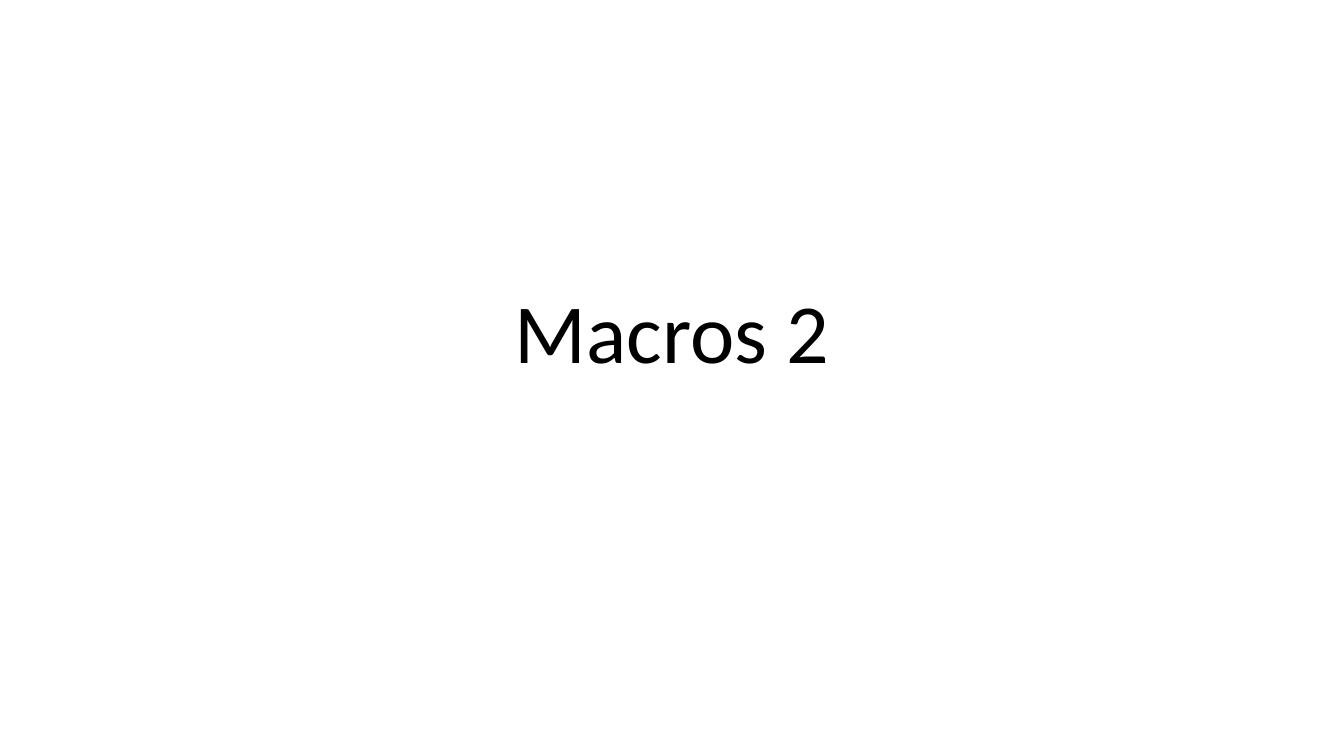
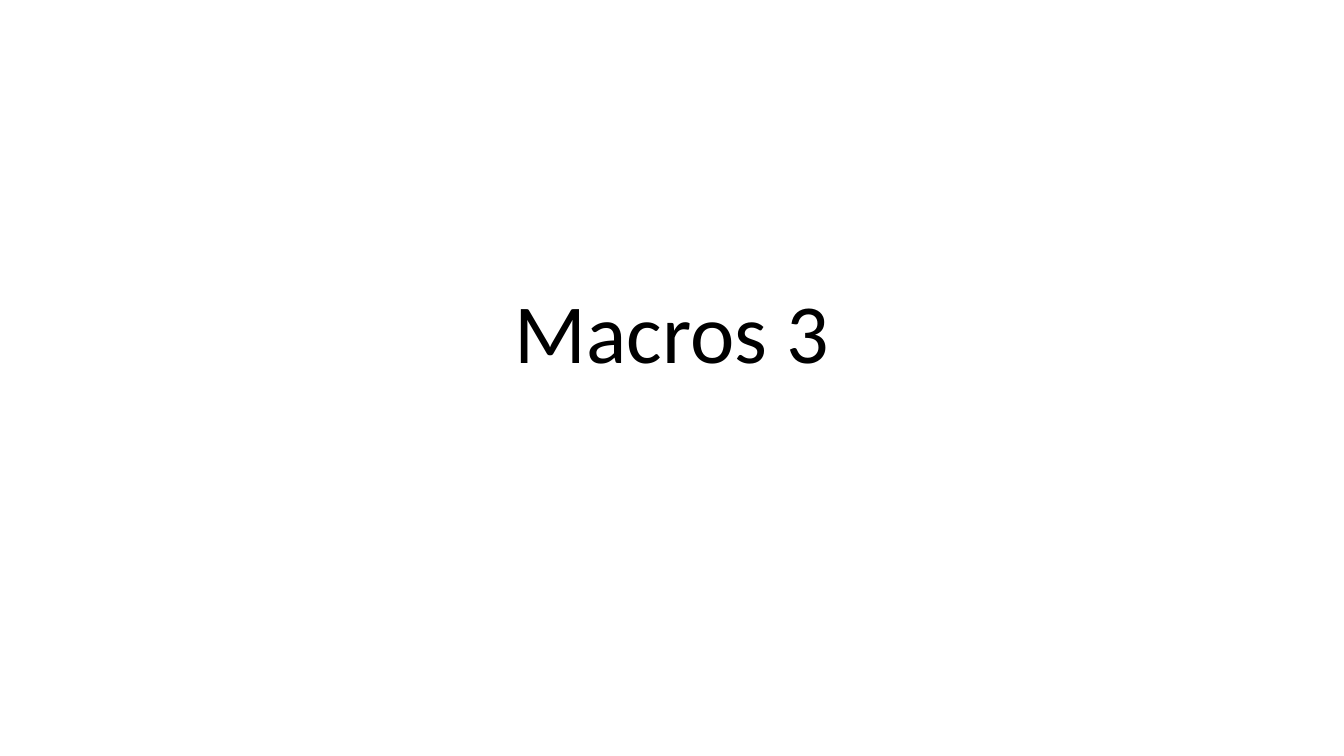
Before and after one commit to RHIT-CSSE/csse304, a slide deck: slide 1 of ClassMaterials/Macros3/Macros 2.pptx. Drawn at 1344x756 pixels with LibreOffice and Linux fonts; fonts in the diff are those of the drawing. Boxes give left, top, right and bottom in pixels: in the first picture for what was removed or moved away, otherwise in the second. Text is boxed around its words. In the diff, an @@ line names an element or a change of style, - is before the commit and + after.

```diff
--- a/ClassMaterials/Macros3/Macros 2.pptx
+++ b/ClassMaterials/Macros3/Macros 2.pptx
@@ title at [515,308,829,364]: text changed @@
-Macros 2
+Macros 3
```
Also in this commit, not shown: 3 slides added, 15 other files.
